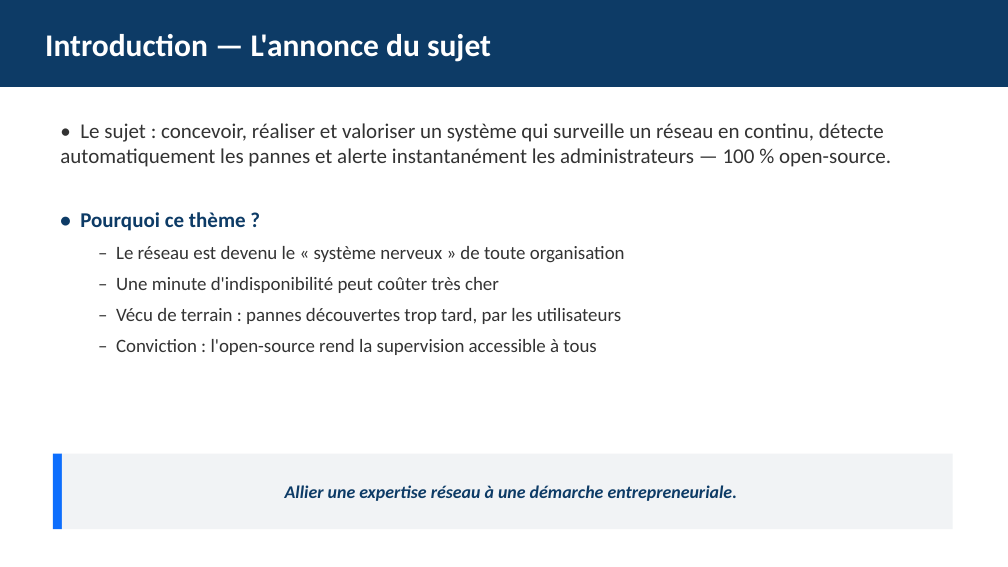
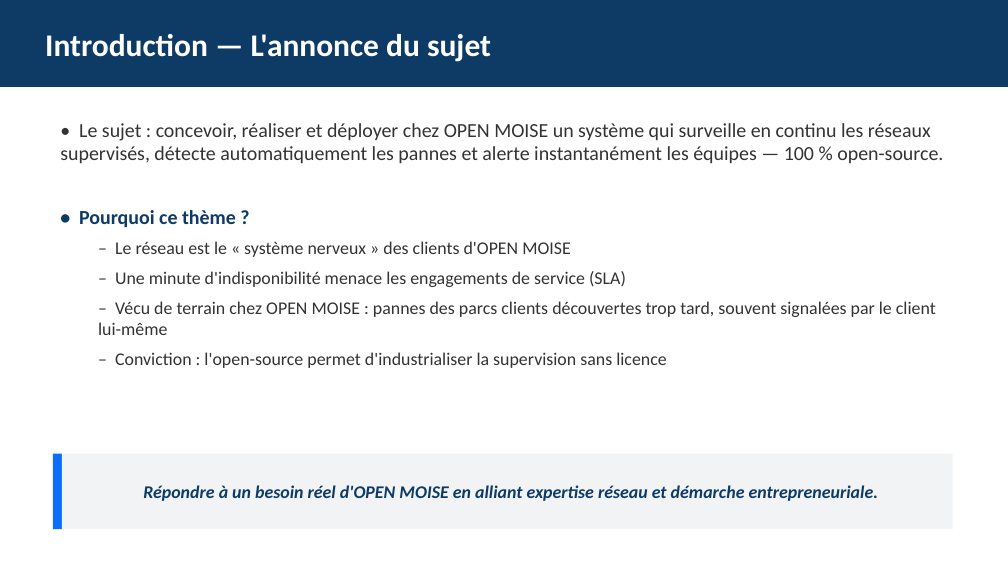
Before and after one commit to esperanceykouassi-bit/Supervision-reseau, a slide deck: slide 3 of soutenance/presentation-projet.pptx. Drawn at 1008x567 pixels with LibreOffice and Linux fonts; fonts in the diff are those of the drawing. Boxes give left, top, right and bottom in pixels: in the first picture for what was removed or moved away, otherwise in the second. Text is boxed around its words. In the diff, an @@ line names an element or a change of style, - is before the commit and + after.

```diff
--- a/soutenance/presentation-projet.pptx
+++ b/soutenance/presentation-projet.pptx
@@ text at (60,123,943,164): text changed; size 20 to 19 pt @@
-• Le sujet : concevoir, réaliser et valoriser un système qui surveille un réseau en continu, détecte automatiquement les pannes et alerte instantanément les administrateurs — 100 % open-source.
+• Le sujet : concevoir, réaliser et déployer chez OPEN MOISE un système qui surveille en continu les réseaux supervisés, détecte automatiquement les pannes et alerte instantanément les équipes — 100 % open-source.
@@ text at (79,210,236,227): size 20 to 19 pt in "• Pourquoi ce thème ?" @@
@@ text at (98,241,936,368): text changed; size 18 to 17 pt @@
-  – Le réseau est devenu le « système nerveux » de toute organisation
-  – Une minute d'indisponibilité peut coûter très cher
-  – Vécu de terrain : pannes découvertes trop tard, par les utilisateurs
-  – Conviction : l'open-source rend la supervision accessible à tous
+  – Le réseau est le « système nerveux » des clients d'OPEN MOISE
+  – Une minute d'indisponibilité menace les engagements de service (SLA)
+  – Vécu de terrain chez OPEN MOISE : pannes des parcs clients découvertes trop tard, souvent signalées par le client lui-même
+  – Conviction : l'open-source permet d'industrialiser la supervision sans licence
@@ text in rectangle at (143,485,879,501): text changed @@
-Allier une expertise réseau à une démarche entrepreneuriale.
+Répondre à un besoin réel d'OPEN MOISE en alliant expertise réseau et démarche entrepreneuriale.
```
Also in this commit, not shown: 15 other slides changed, 1 slide added, 1 slide removed, 2 other files.
